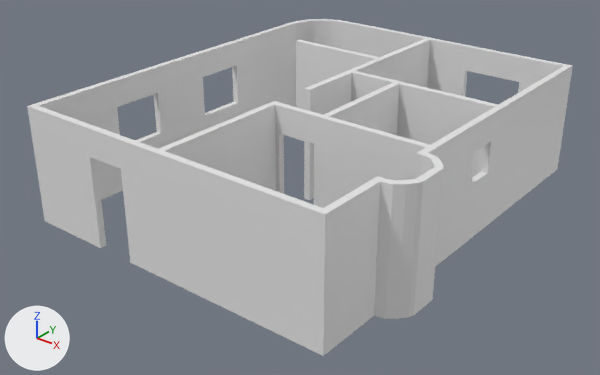
Renders of the Blender file 5 semestre/Apartamento.blend from each side of a commit.
Both versions are drawn from a camera (50 mm lens) standing at (10.31, -8.91, 8.38) and looking at (0.07, 3.89, 0.44). Lighting does not change. The marker at lower left points along +X, +Y and +Z.
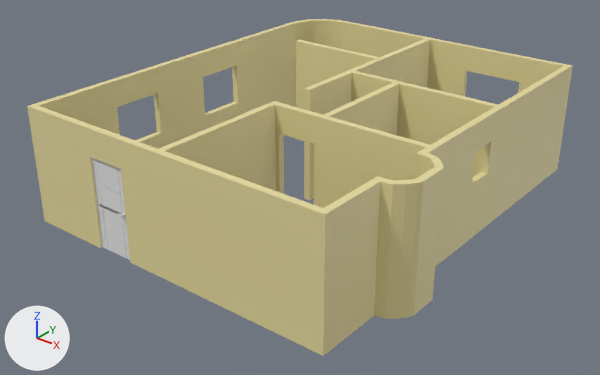
The newer file is also turned or shifted as a whole; pictures and numbers use the older file's frame.

Location of each change, [x1, y1, x2, y2] in pixels of the pictures (600 x 375 px):
```json
{"object": "Plane", "change": "recoloured", "before": [27, 19, 573, 356], "after": [27, 19, 573, 356], "on screen": "grey to beige"}
{"object": "Door", "change": "added", "after": [94, 159, 130, 260]}
{"object": "DoorFrame", "change": "added", "after": [92, 158, 121, 248]}
```

Scene script edits in JSON lines:
```json
{"op": "add", "block": "mat_material", "code": ["mat_material = principled_material('Material')", "mat_material.base_color = (0.8, 0.708, 0.344)  # beige #e7db9e"]}
{"block": "me_plane", "where": "me_plane.from_pydata(...)  # 864 vertices, 886 faces; spans x -3.73..4.27, y -0.08..9.27, z 0.0..2.6"}
{"op": "add", "block": "me_plane", "code": "me_plane.materials.append(mat_material)  # beige #e7db9e"}
{"op": "add", "block": "me_door", "code": ["me_door = bpy.data.meshes.new('Door')", "me_door.from_pydata(...)  # 184 vertices, 167 faces; spans x 0.0..0.8, y 0.0..0.04, z -1.0..0.94"]}
{"op": "add", "block": "me_doorfrane", "code": ["me_doorfrane = bpy.data.meshes.new('DoorFrane')", "me_doorfrane.from_pydata(...)  # 32 vertices, 24 faces; spans x -0.45..0.45, y -0.03..0.05, z 0.0..2.0"]}
{"op": "add", "block": "ob_door", "code": ["ob_door = bpy.data.objects.new('Door', me_door)", "ob_door.location = (-1.83, -0.03, 1.0)"]}
{"op": "add", "block": "ob_doorframe", "code": ["ob_doorframe = bpy.data.objects.new('DoorFrame', me_doorfrane)", "ob_doorframe.location = (-1.43, 0.0, 0.0)"]}
```
